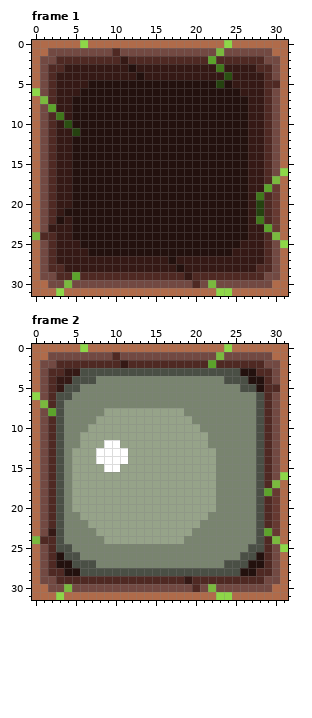
Pixel-art file -- ruzzle_sprites/env_hole.aseprite. This is how it looked before the edit.
32x32 pixels, 2 frames. Colours within 5 levels of each other are drawn and written as one. Shown: frame 1, frame 2.
New version:
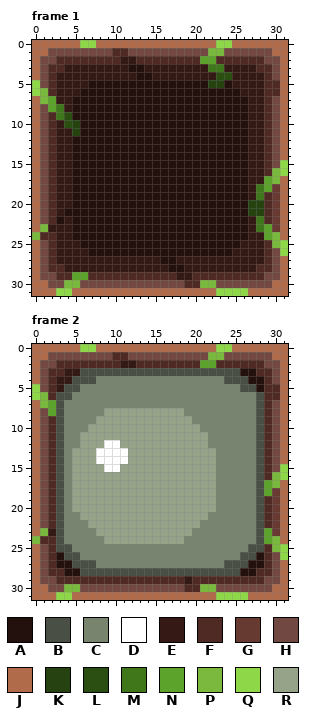
Palette (. is transparent): A #23110e  B #4a4f45  C #79846f  D #ffffff  E #351915  F #4f2923  G #663931  H #724942  J #b06b4a  K #254210  L #2b4f12  M #40771b  N #5ca32b  P #7ab93e  Q #8ed748  R #96a389
The edit:
{"where": "frame 1"}
{"frame":1,"y":0,"x":7,"old":"J","new":"Q"}
{"frame":1,"y":0,"x":23,"old":"J","new":"Q"}
{"frame":1,"y":1,"x":11,"old":"H","new":"F"}
{"frame":1,"y":1,"x":22,"old":"H","new":"P"}
{"frame":1,"y":2,"x":12,"old":"F","new":"E"}
{"frame":1,"y":2,"x":21,"old":"F","new":"N"}
{"frame":1,"y":3,"x":13,"old":"E","new":"A"}
{"frame":1,"y":3,"x":22,"old":"E","new":"M"}
{"frame":1,"y":4,"x":14,"old":"E","new":"A"}
{"frame":1,"y":4,"x":23,"old":"E","new":"L"}
{"frame":1,"y":5,"x":0,"old":"J","new":"Q"}
{"frame":1,"y":5,"x":22,"old":"A","new":"K"}
{"frame":1,"y":6,"x":1,"old":"H","new":"P"}
{"frame":1,"y":6,"x":30,"old":"H","new":"F"}
{"frame":1,"y":7,"x":2,"old":"F","new":"N"}
{"frame":1,"y":8,"x":3,"old":"E","new":"M"}
{"frame":1,"y":9,"x":4,"old":"E","new":"L"}
{"frame":1,"y":10,"x":5,"old":"A","new":"K"}
{"frame":1,"y":15,"x":31,"old":"J","new":"Q"}
{"frame":1,"y":16,"x":30,"old":"H","new":"P"}
{"frame":1,"y":17,"x":29,"old":"F","new":"N"}
{"frame":1,"y":18,"x":28,"old":"E","new":"M"}
{"frame":1,"y":20,"x":27,"old":"E","new":"K"}
{"frame":1,"y":21,"x":27,"old":"E","new":"K"}
{"frame":1,"y":23,"x":1,"old":"H","new":"P"}
{"frame":1,"y":23,"x":28,"old":"E","new":"M"}
{"frame":1,"y":24,"x":29,"old":"F","new":"N"}
{"frame":1,"y":25,"x":30,"old":"H","new":"P"}
{"frame":1,"y":26,"x":31,"old":"J","new":"Q"}
{"frame":1,"y":27,"x":16,"old":"E","new":"A"}
{"frame":1,"y":28,"x":17,"old":"E","new":"A"}
{"frame":1,"y":29,"x":6,"old":"F","new":"N"}
{"frame":1,"y":29,"x":18,"old":"F","new":"E"}
{"frame":1,"y":30,"x":5,"old":"H","new":"P"}
{"frame":1,"y":30,"x":19,"old":"H","new":"F"}
{"frame":1,"y":30,"x":21,"old":"H","new":"P"}
{"frame":1,"y":31,"x":4,"old":"J","new":"Q"}
{"frame":1,"y":31,"x":25,"old":"JJ","new":"QQ"}
{"where": "frame 2"}
{"frame":2,"y":0,"x":7,"old":"J","new":"Q"}
{"frame":2,"y":0,"x":23,"old":"J","new":"Q"}
{"frame":2,"y":1,"x":11,"old":"H","new":"F"}
{"frame":2,"y":1,"x":22,"old":"H","new":"P"}
{"frame":2,"y":2,"x":12,"old":"F","new":"E"}
{"frame":2,"y":2,"x":21,"old":"F","new":"N"}
{"frame":2,"y":5,"x":0,"old":"J","new":"Q"}
{"frame":2,"y":6,"x":1,"old":"H","new":"P"}
{"frame":2,"y":6,"x":30,"old":"H","new":"F"}
{"frame":2,"y":7,"x":2,"old":"F","new":"N"}
{"frame":2,"y":15,"x":31,"old":"J","new":"Q"}
{"frame":2,"y":16,"x":30,"old":"H","new":"P"}
{"frame":2,"y":17,"x":29,"old":"F","new":"N"}
{"frame":2,"y":23,"x":1,"old":"H","new":"P"}
{"frame":2,"y":24,"x":29,"old":"F","new":"N"}
{"frame":2,"y":25,"x":30,"old":"H","new":"P"}
{"frame":2,"y":26,"x":31,"old":"J","new":"Q"}
{"frame":2,"y":30,"x":5,"old":"H","new":"P"}
{"frame":2,"y":30,"x":19,"old":"H","new":"F"}
{"frame":2,"y":30,"x":21,"old":"H","new":"P"}
{"frame":2,"y":31,"x":4,"old":"J","new":"Q"}
{"frame":2,"y":31,"x":25,"old":"JJ","new":"QQ"}
